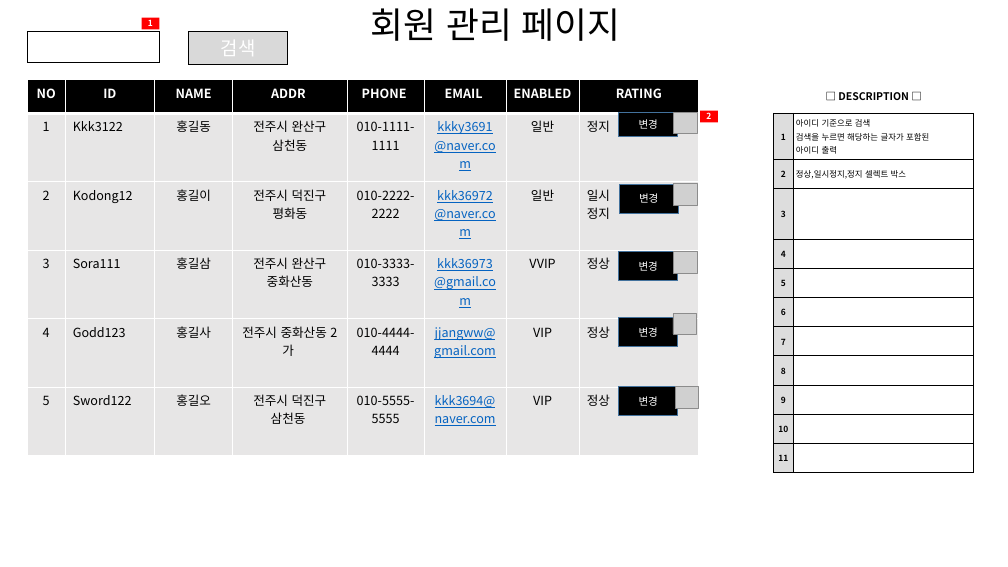
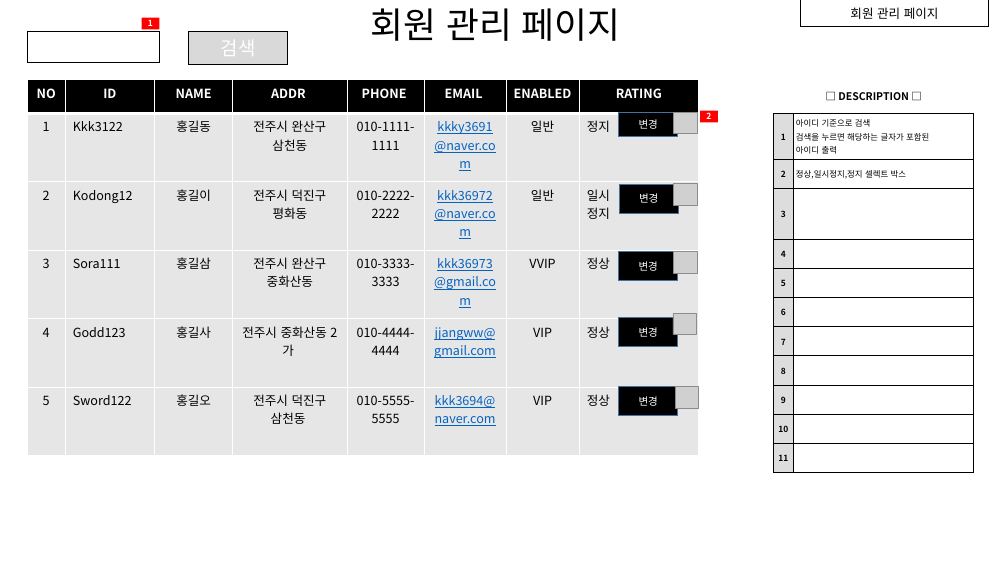
Before and after one commit to kimchipowar/gamdori, a slide deck: slide 3 of 앞쪽/설계도/관리자 페이지.pptx. Drawn at 1008x567 pixels with LibreOffice and Linux fonts; fonts in the diff are those of the drawing; grey boxes stand for pictures. Boxes give left, top, right and bottom in pixels: in the first picture for what was removed or moved away, otherwise in the second. Text is boxed around its words. In the diff, an @@ line names an element or a change of style, - is before the commit and + after.

Commit message:
2023-03-09 관리자 권한 페이지 화면설계도

```diff
--- a/앞쪽/설계도/관리자 페이지.pptx
+++ b/앞쪽/설계도/관리자 페이지.pptx
@@ rectangle added at <box>801,0,989,26</box>, outline #000000 1 pt, 12 pt, text #000000 @@
+회원 관리 페이지
```
Also in this commit, not shown: 3 other slides changed, 5 slides added.
